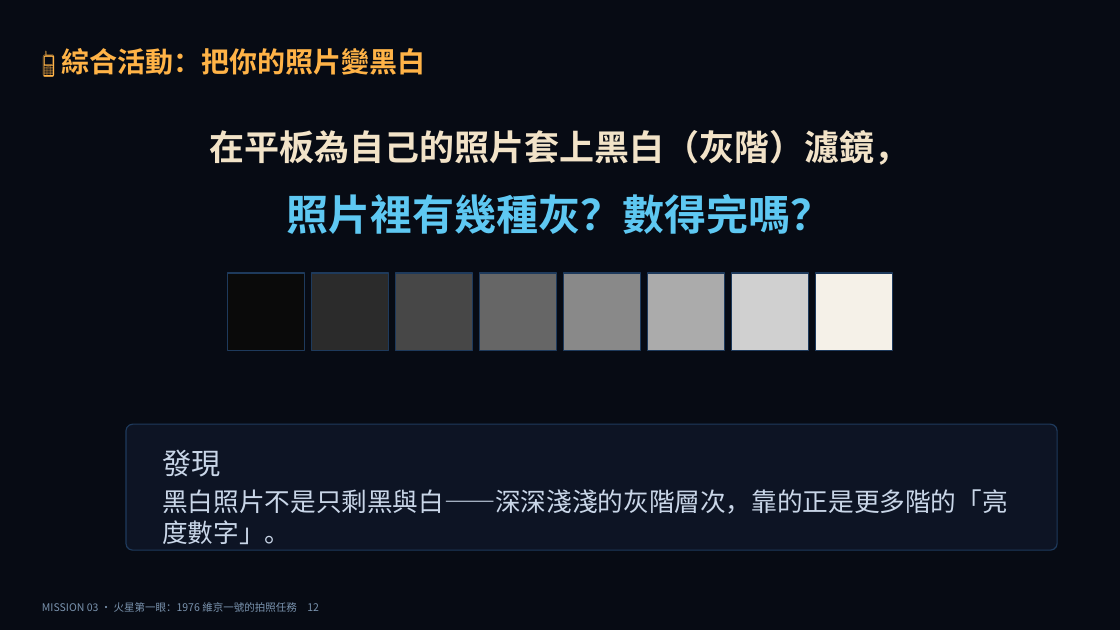
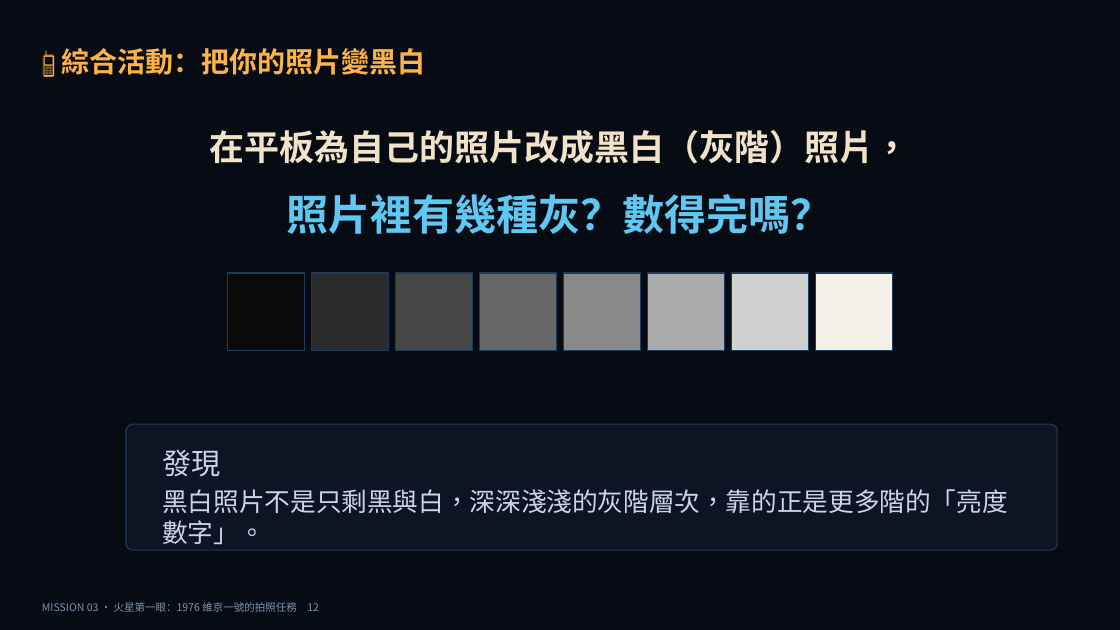
Before and after one commit to Kevin-tyc-dy/mars-first-eye, a slide deck: slide 12 of slides-3-gray-levels.pptx. Drawn at 1120x630 pixels with LibreOffice and Linux fonts; fonts in the diff are those of the drawing. Boxes give left, top, right and bottom in pixels: in the first picture for what was removed or moved away, otherwise in the second. Text is boxed around its words. In the diff, an @@ line names an element or a change of style, - is before the commit and + after.

```diff
--- a/slides-3-gray-levels.pptx
+++ b/slides-3-gray-levels.pptx
@@ text at [210, 130, 910, 164]: text changed @@
-在平板為自己的照片套上黑白（灰階）濾鏡，
+在平板為自己的照片改成黑白（灰階）照片，
@@ text at [162, 489, 1008, 544]: text changed @@
-黑白照片不是只剩黑與白——深深淺淺的灰階層次，靠的正是更多階的「亮度數字」。
+黑白照片不是只剩黑與白，深深淺淺的灰階層次，靠的正是更多階的「亮度數字」。
```
Also in this commit, not shown: 4 other files.
